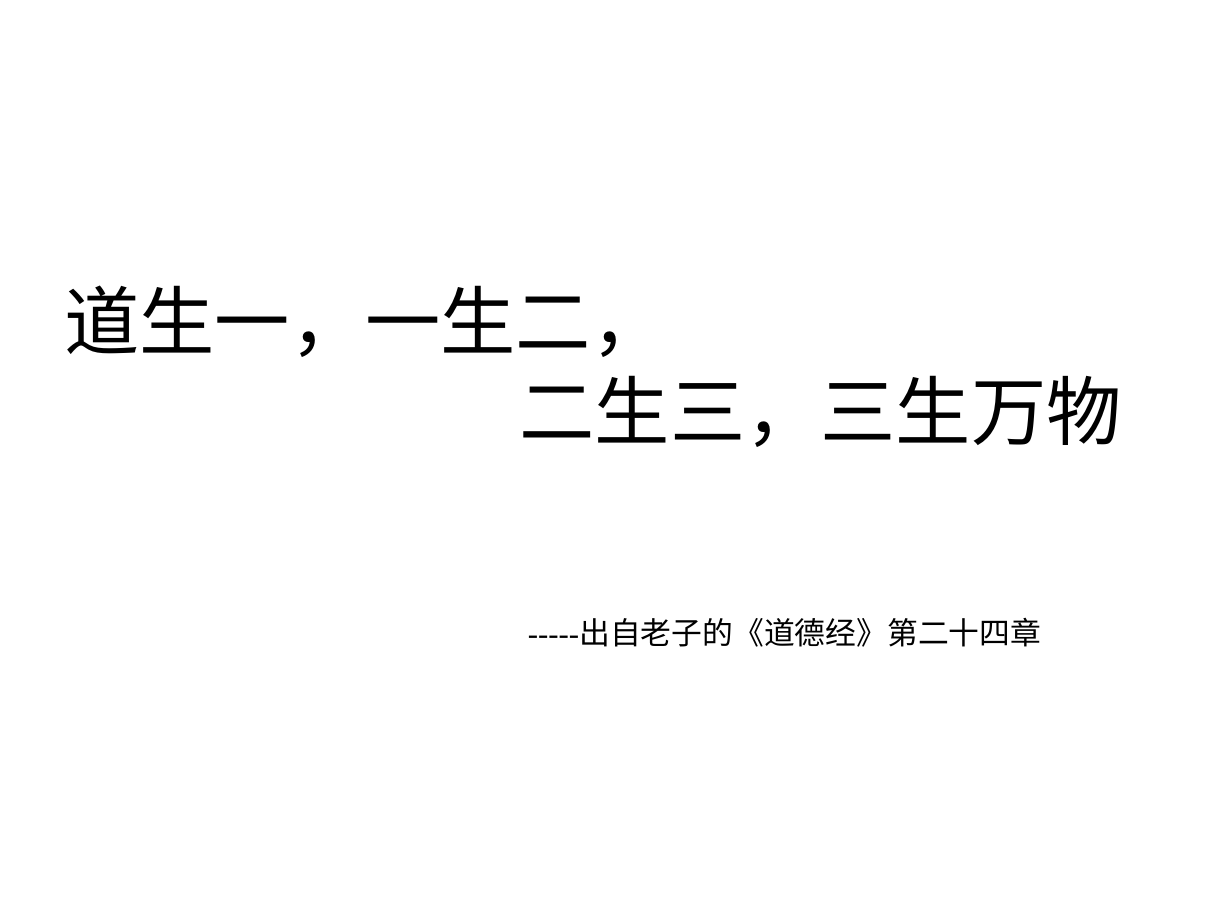
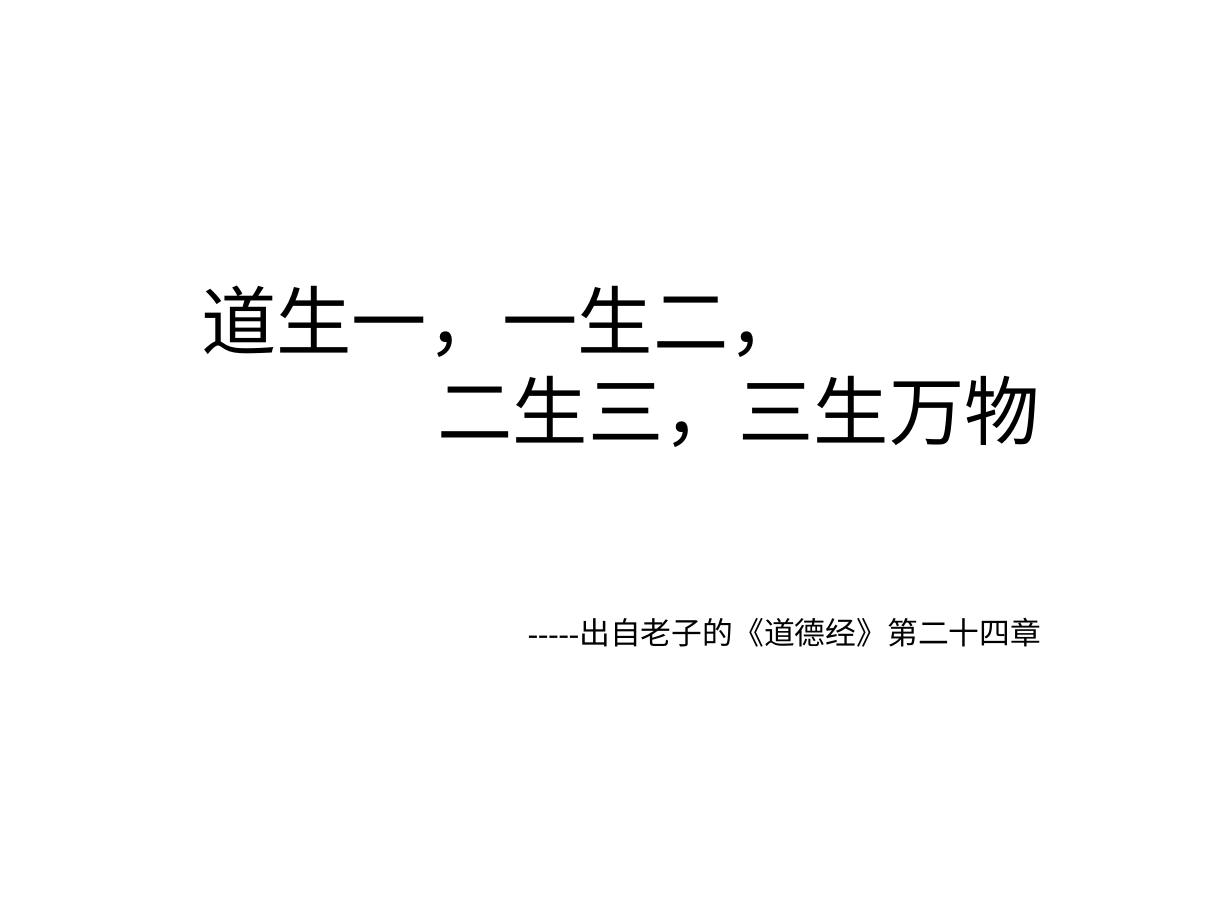
Before and after one commit to Winddoing/embedded_linux_notes, a slide deck: slide 10 of doc/进程调度/进程调度.ppt (slide 11 before the commit). Drawn at 1232x924 pixels with LibreOffice and Linux fonts; fonts in the diff are those of the drawing. Boxes give left, top, right and bottom in pixels: in the first picture for what was removed or moved away, otherwise in the second. Text is boxed around its words. In the diff, an @@ line names an element or a change of style, - is before the commit and + after.

```diff
--- a/doc/进程调度/进程调度.ppt
+++ b/doc/进程调度/进程调度.ppt
@@ text "道生一，一生二，" rewrapped from <box>64,285,1122,447</box> to <box>201,285,1039,447</box> @@
```
Also in this commit, not shown: 5 other slides changed, 3 slides added, 11 slides removed, 2 other files.
